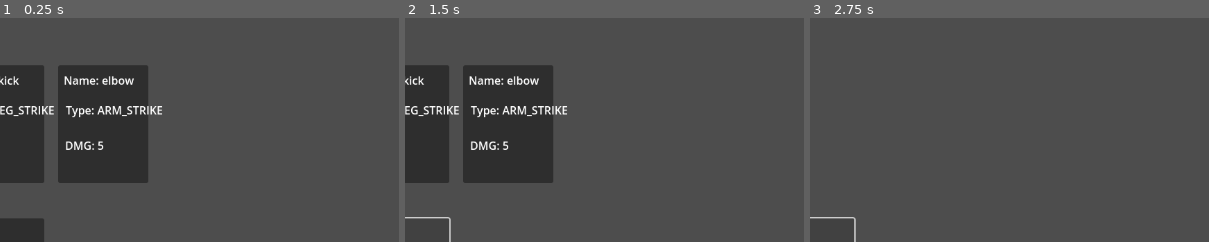
Above: before the commit, frames 1-3 (left to right).
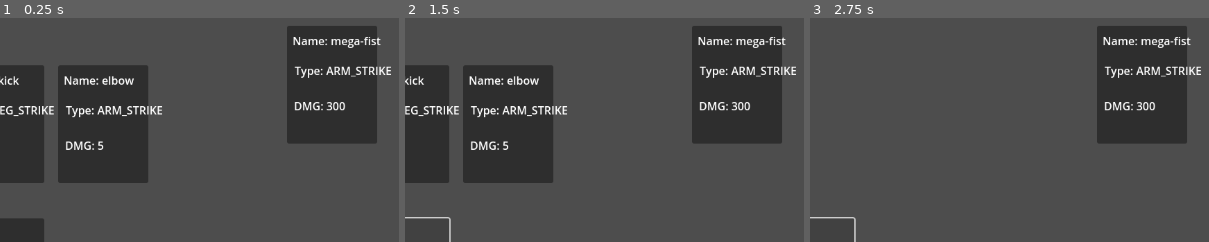
Above: after the commit, the same moments.

Repository: C0ldSt33l/Fighting-Card-Game
Game: Godot game, scene res://test_scene.tscn
The game is run twice, just before and just after one commit, with the same random seed, the same clock (stepped at 60 frames per second) and the same inputs.
Inputs:
- Up to frame 1 (0.25 s): no input
- Up to frame 2 (1.5 s): click "START" at 0.5 s; click "START" at 1.25 s
- Up to frame 3 (2.75 s): click "START" at 2 s
The pictures show only the part of the screen within x 45-95%, y 5-55%; the shares and areas given below are measured in that part.

The runs differ from the first frame. In frame 1, 11% of the frame differs, in the area x 71-98%, y 3-56%; in frame 2, 11%; in frame 3, 11%.

Commit message:
add required fields in `Combo` and export props in `Card`

Diff:
--- a/card/card.gd
+++ b/card/card.gd
@@ -30,22 +30,22 @@
 # - direction
 # - martial art
 # - has aura
-@export var tags: Dictionary
+@export var tags: Dictionary = {}
 
 # Short cuts for base tags
-var card_name: String :
+@export var card_name: String :
 	set(val): self.set_tag_val('card_name', val)
 	get(): return self.get_tag_val('card_name')
 
-var type: ACTION_TYPE :
+@export var type: ACTION_TYPE :
 	set(val): self.set_tag_val('type', val)
 	get(): return self.get_tag_val('type')
 
-var dmg: int :
+@export var dmg: int :
 	set(val): self.set_tag_val('dmg', val)
 	get(): return self.get_tag_val('dmg')
 
-var dir: DIRECTION :
+@export var dir: DIRECTION :
 	set(val): self.set_tag_val('direction', val)
 	get(): return self.get_tag_val('direction')
 
--- a/combo/combo.gd
+++ b/combo/combo.gd
@@ -1,15 +1,36 @@
 class_name Combo
+
+var name: String
+var description: String
+
+var price: int
+var points: int
+var multiplayer: int
 
 var pattern: Dictionary
 var length: int :
     get():
         return self.pattern.size()
+
 var effect: Callable
+
+
+signal played(points: int, multiplayer: int, effect: Callable)
+
+
+func _init(
+    name: String,
+    config: Dictionary
+) -> void:
+    self.name = name
+    for prop in config:
+        self[prop] = config[prop]
 
 
 func check(cards: Array[Card]) -> bool:
     var i := 0
     for prop in self.pattern:
+        if cards[i] == null: return false
         if cards[i][prop] != self.pattern[prop]:
             return false
         i += 1
@@ -19,7 +40,7 @@
 # NOTE: which signature is more suitable:
     # - (score: int, multiply: int) -> void
     # - (score: Vector2i) -> void
-    # - (cards: Array[Card]) -> void
-    # - (score: Vector2i, cards: Array[Card]) -> void
+    # - (cards: Array[Card], cur_pos: int) -> void
+    # - (score: Vector2i, cards: Array[Card], cur_pos: int) -> void
 func apply_effect() -> void:
     self.effect.call()
--- a/global/card_factory.gd
+++ b/global/card_factory.gd
@@ -28,14 +28,14 @@
 # 	parent.add_child(card)
 # 	return card
 
-## require func with signature `(Card) -> void
+## require func with signature `(Card) -> void`
 func create(modifier: Callable) -> Card:
 	var card := spawner.instantiate() as Card
 	modifier.call(card)
 	return card
 
 
-## require func with signature `(Card) -> void
+## require func with signature `(Card) -> void`
 func create_with_binding(parent: Node, modifier: Callable) -> Card:
 	var card := create(modifier)
 	parent.add_child(card)
--- a/global/cards.gd
+++ b/global/cards.gd
@@ -3,19 +3,16 @@
 const CARDS := {
     'fist':
     	{
-			'card_name': 'fist',
 			'type': Card.ACTION_TYPE.ARM_STRIKE,
 			'dmg': 2
 		},
     'kick':
 		{
-			'card_name': 'kick',
 			'type': Card.ACTION_TYPE.LEG_STRIKE,
 			'dmg': 3
 		},
     'elbow':
 		{
-			'card_name': 'elbow',
 			'type': Card.ACTION_TYPE.ARM_STRIKE,
 			'dmg': 5
 		},
--- a/test_scene.tscn
+++ b/test_scene.tscn
@@ -1,6 +1,7 @@
-[gd_scene load_steps=3 format=3 uid="uid://dmwiv3j3x3x3d"]
+[gd_scene load_steps=4 format=3 uid="uid://dmwiv3j3x3x3d"]
 
 [ext_resource type="Script" path="res://test_scene.gd" id="1_1fton"]
+[ext_resource type="PackedScene" uid="uid://c7wnxs3jd7ek" path="res://card/card.tscn" id="2_q6apf"]
 
 [sub_resource type="StyleBoxFlat" id="StyleBoxFlat_awrn8"]
 bg_color = Color(0, 0, 0, 1)
@@ -27,5 +28,16 @@
 offset_bottom = 400.0
 text = "START"
 
+[node name="Card" parent="." instance=ExtResource("2_q6apf")]
+position = Vector2(930, 43)
+tags = {
+"card_name": "mega-fist",
+"direction": 0,
+"dmg": 300,
+"type": 0
+}
+card_name = "mega-fist"
+dmg = 300
+
 [connection signal="timeout" from="Timer" to="." method="play_card"]
 [connection signal="pressed" from="Button" to="." method="start_round"]
